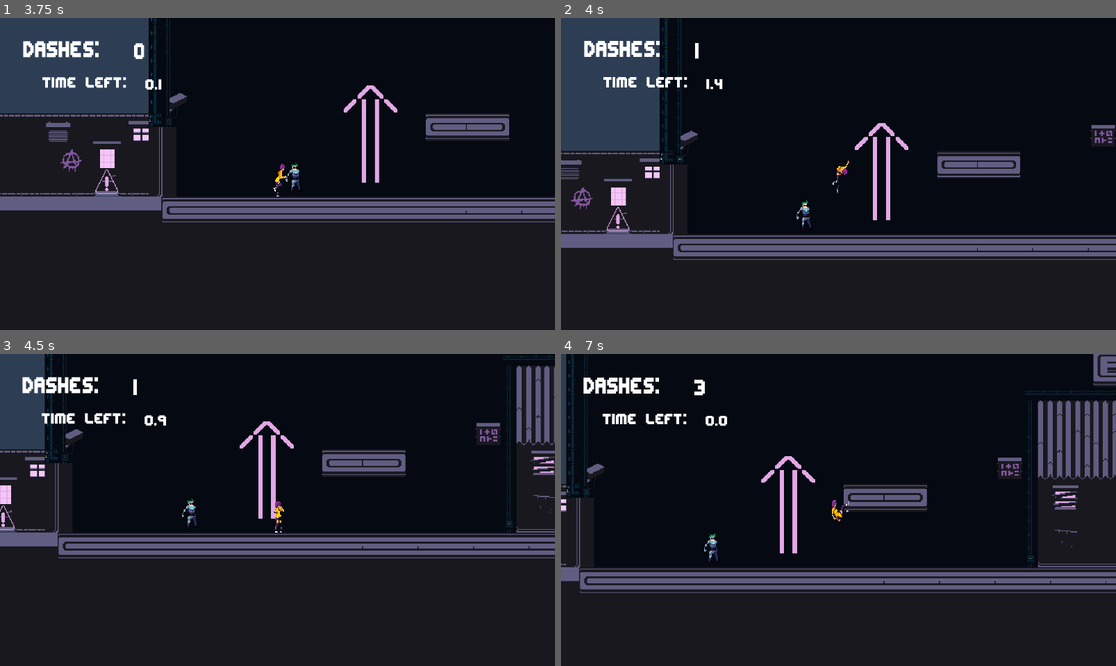
Above: before the commit, frames 1-4 (two rows, left to right).
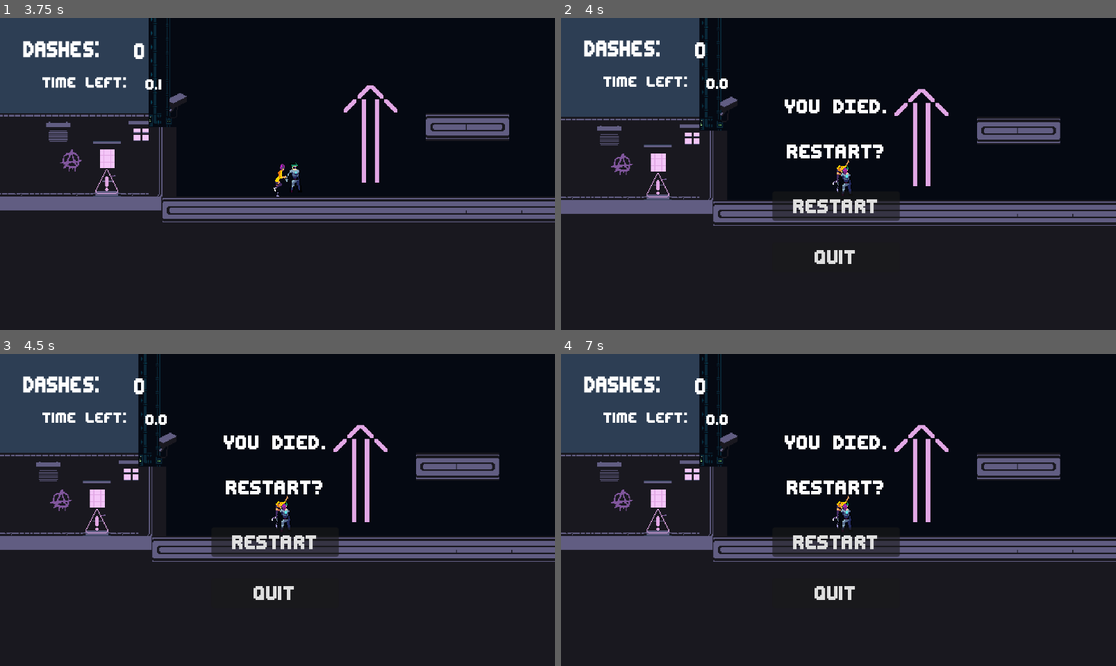
Above: after the commit, the same moments.

Repository: RovinDewan1/Dashpoint
Game: Godot game, scene res://Scenes/menu.tscn
Two runs of this game, one before a commit and one after it. Both use one fixed random seed, a clock stepped at 60 frames per second and the inputs below.
Inputs (mouse positions are in pixels of both pictures, inside the frame that each line leads up to):
- Up to frame 1 (3.75 s): click "play" at 0.5 s; hold Shift (Dash) 1.28-2.03 s; hold Right (Right) 1.28-2.78 s; tap W (Jump) at 1.52, 1.55, 1.82, 2.1, 2.27, 2.57, 3.05 s; tap Shift (Dash) at 2.3, 3.6 s; hold A (Left) 2.78-3.53 s; hold Shift (Dash) 2.78-3.53 s; hold Right (Right) from 3.53 s (still down)
- Up to frame 2 (4 s): keep holding Right (Right); tap W (Jump) at 3.77 s
- Up to frame 3 (4.5 s): tap W (Jump) at 4.07 s; release Right (Right) at 4.25 s; click (277, 541) at 4.25 s, where only the run after the commit has a clickable "Restart"
- Up to frame 4 (7 s): click (838, 541) at 5 s, where only the run after the commit has a clickable "Restart"; click (838, 541) at 5.75 s, where only the run after the commit has a clickable "Restart"; tap Enter at 6.5 s; hold Right (Right) from 6.53 s (still down); hold W (Jump) from 6.53 s (still down)

Frame 1 is identical in both runs. In frame 2, 21% of the frame differs, in the area x 0-100%, y 0-79%; in frame 3, 17%; in frame 4, 26%.

Commit message:
added failcase.
Still need to set up winning

Diff:
--- a/Scenes/Character.tscn
+++ b/Scenes/Character.tscn
@@ -17,8 +17,10 @@
 [ext_resource type="Texture2D" uid="uid://c8btetsxrok3" path="res://sprites/player/run/run-6.png" id="15_k0a7x"]
 [ext_resource type="Texture2D" uid="uid://dhxsvh07rrlbf" path="res://sprites/player/run/run-7.png" id="16_7hvrm"]
 [ext_resource type="Texture2D" uid="uid://bar6bdt7r0ln6" path="res://sprites/player/run/run-8.png" id="17_omrrf"]
+[ext_resource type="Script" uid="uid://cqdb0fsvujsyw" path="res://Scenes/camera_2d.gd" id="18_nn15e"]
 [ext_resource type="FontFile" uid="uid://wbbkwov7ewt1" path="res://sprites/editundo.ttf" id="18_nxr2n"]
 [ext_resource type="Script" uid="uid://c5fwqrmmri5fy" path="res://scripts/gamelogic.gd" id="19_uis85"]
+[ext_resource type="AudioStream" uid="uid://dbasavvk0nlif" path="res://sprites/Sounds/action_jump.mp3" id="20_d4e0j"]
 
 [sub_resource type="RectangleShape2D" id="RectangleShape2D_jo2ib"]
 size = Vector2(10.2099, 20)
@@ -111,6 +113,7 @@
 zoom = Vector2(3, 3)
 position_smoothing_enabled = true
 position_smoothing_speed = 50.0
+script = ExtResource("18_nn15e")
 
 [node name="dash counter" type="Label" parent="CharacterBody2D/Camera2D"]
 offset_left = -267.007
@@ -169,5 +172,8 @@
 [node name="Node" type="Node" parent="."]
 script = ExtResource("19_uis85")
 
+[node name="Jump" type="AudioStreamPlayer2D" parent="."]
+stream = ExtResource("20_d4e0j")
+
 [connection signal="timeout" from="Dash-Recharge-Timer" to="CharacterBody2D" method="on_recharge_timer_timeout"]
 [connection signal="timeout" from="delay" to="CharacterBody2D" method="delay_timeout"]
--- a/Scenes/Failscreen.tscn
+++ b/Scenes/Failscreen.tscn
@@ -1,5 +1,6 @@
-[gd_scene load_steps=2 format=3 uid="uid://dyknrio6b3mgk"]
+[gd_scene load_steps=3 format=3 uid="uid://dyknrio6b3mgk"]
 
+[ext_resource type="Script" uid="uid://crs06qtmt2suh" path="res://Scenes/failscreen.gd" id="1_cgu7o"]
 [ext_resource type="FontFile" uid="uid://wbbkwov7ewt1" path="res://sprites/editundo.ttf" id="1_ya32s"]
 
 [node name="Failscreen" type="Control"]
@@ -9,6 +10,7 @@
 anchor_bottom = 1.0
 grow_horizontal = 2
 grow_vertical = 2
+script = ExtResource("1_cgu7o")
 
 [node name="Button" type="Button" parent="."]
 layout_mode = 0
--- /dev/null
+++ b/Scenes/camera_2d.gd
@@ -0,0 +1 @@
+extends Camera2D
--- /dev/null
+++ b/Scenes/failscreen.gd
@@ -0,0 +1,11 @@
+extends Control
+
+
+# Called when the node enters the scene tree for the first time.
+func _ready() -> void:
+	pass # Replace with function body.
+
+
+# Called every frame. 'delta' is the elapsed time since the previous frame.
+func _process(delta: float) -> void:
+	pass
--- a/scripts/enemy_ai.gd
+++ b/scripts/enemy_ai.gd
@@ -2,6 +2,7 @@
 
 @onready var hittimer: Timer = $Hittimer
 @onready var punch: AudioStreamPlayer2D = $PUNCH
+@onready var character: Node2D = $"../Character"
 
 
 
@@ -11,8 +12,11 @@
 	pass
 
 func _on_temp__no_killzone_yet_body_entered(_body: Node2D) -> void:
+	if not _body is CharacterBody2D:
+		return  # Ignore anything that isn't a CharacterBody2D
+
 	if Dashing.dash == true:
-		print("taketh") #debug
+		#print("taketh") #debug
 		punch.play()
 		Dashing.Dashcounter += 2
 		Dashing.SPEED += 90
@@ -22,7 +26,10 @@
 		await get_tree().create_timer(0.155).timeout
 		queue_free()
 	else:
+		Gamelogic.gameoverloc = _body.global_position
+		print("Game over triggered at position:", Gamelogic.gameoverloc)
 		Gamelogic.gameover()
+
 
 
 
--- a/scripts/gamelogic.gd
+++ b/scripts/gamelogic.gd
@@ -1,5 +1,10 @@
 extends Node
 
+var scene = preload("res://Scenes/Failscreen.tscn").instantiate()
+var gameoverloc = 0
 func gameover():
-	# Engine.time_scale = 0 #THIS WILL STOP GAME, LOOK INTO THIS.
-	pass
+	Engine.time_scale = 0
+	scene.position = gameoverloc
+	scene.z_index = 100  # Set render order
+	add_child(scene)
+	print("fucke")
Not shown: 1 places in Scenes/Character.tscn that only renumber resources
Not shown, added: Scenes/camera_2d.gd.uid
Not shown, added: Scenes/failscreen.gd.uid
